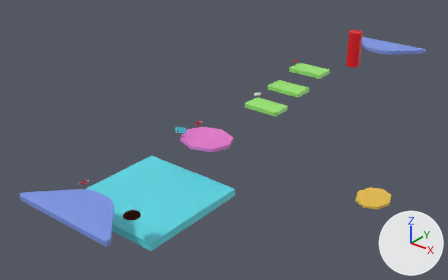
Renders of the OBJ model 3DLv3_2023_vs2019/Project/BaseProject/BaseProject/res/Field/HopsAndHoops/Stage2(Base).obj from each side of a commit.
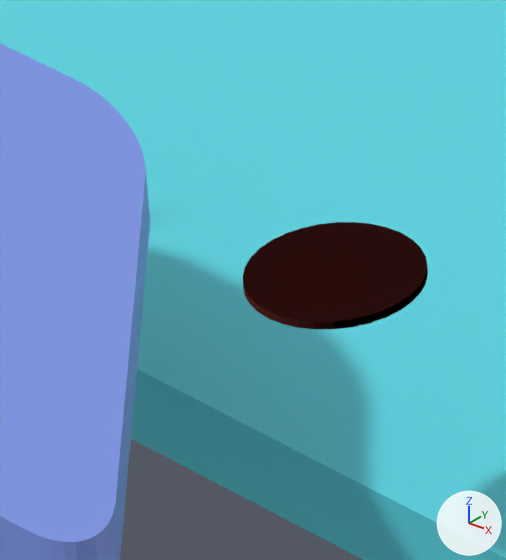
The first picture shows the older version from a 50 mm lens placed at (241.0, -163.0, 179.0), pointed at (-7.0, 147.0, -13.0). The close-ups show both versions on the part from 22% to 33% of the width and 67% to 87% of the height of that picture; other places that the commit changed are outside them. Lighting does not change. The marker at lower right points along +X, +Y and +Z. Where no turn or scale is listed for an object, it has been applied to the vertices.

Names of what the first close-up shows: '円', '立方体', '立方体.001'.
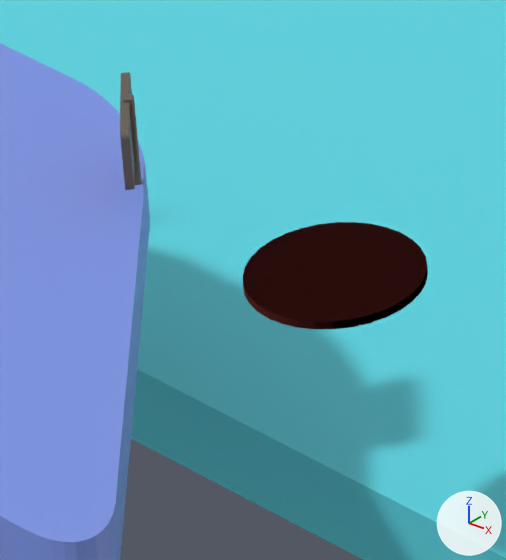
Where the change shows, as pixel boxes [x1, y1, x2, y2] in the close-ups (506 x 560 px):
'立方体.011', added: after [120, 72, 135, 190]
'立方体.012', added: after [123, 95, 142, 185]

The change, as a list of edits to the scene's bpy script:
```text
Add img_kinokojumphint_png:
    img_kinokojumphint_png = load_image('KinokoJumpHint.png', 'KinokoJumpHint.png', 1920, 1080, 'sRGB')
Add mat_マテリアル_017:
    mat_マテリアル_017 = principled_material('マテリアル.017')
    mat_マテリアル_017.base_color = (0.137, 0.111, 0.092)  # brown #675e56
Add mat_マテリアル_016:
    mat_マテリアル_016 = principled_material('マテリアル.016')
    mat_マテリアル_016.texture = img_kinokojumphint_png
Add me_立方体_012:
    me_立方体_012.from_pydata([(14.53, 24.71, -2.25), (14.54, 24.57, -2.25), (14.54, 24.57, 5.07), (14.53, 24.71, 5.07), (14.3, 24.3, -2.25), (14.16, 24.3, -2.25), (14.16, 24.3, 5.07), (14.3, 24.3, 5.07), (14.16, 24.92, -2.25), (14.29, 24.93, -2.25), (14.29, 24.93, 5.07), (14.16, 24.92, 5.07), (13.92, 24.52, -2.25), (13.91, 24.65, -2.25), (13.91, 24.65, 5.07), (13.92, 24.52, 5.07)], [], [(2, 4, 1), (10, 0, 9), (6, 12, 5), (14, 8, 13), (3, 1, 0), (5, 7, 6), (11, 9, 8), (13, 15, 14), (15, 6, 7), (2, 7, 4), (10, 3, 0), (6, 15, 12), (14, 11, 8), (3, 2, 1), (5, 4, 7), (11, 10, 9), (13, 12, 15), (7, 2, 11), (2, 3, 11), (3, 10, 11), (11, 14, 7), (14, 15, 7)])
    me_立方体_012.materials.append(mat_マテリアル_017)  # brown #675e56
Add me_立方体_011:
    me_立方体_011.from_pydata(...)  # 224 vertices, 444 faces; spans x 11.6..16.59, y 22.16..26.77, z 1.22..4.91
    # faces by material slot: [82, 362]
    me_立方体_011.materials.append(mat_マテリアル_016)  # picture img_kinokojumphint_png
    me_立方体_011.materials.append(mat_マテリアル_017)  # brown #675e56
Add ob_立方体_012:
    ob_立方体_012 = bpy.data.objects.new('立方体.012', me_立方体_012)
    ob_立方体_012.location = (0.0, 0.0, 0.0)
Add ob_立方体_011:
    ob_立方体_011 = bpy.data.objects.new('立方体.011', me_立方体_011)
    ob_立方体_011.location = (0.0, 0.0, 0.0)
```
